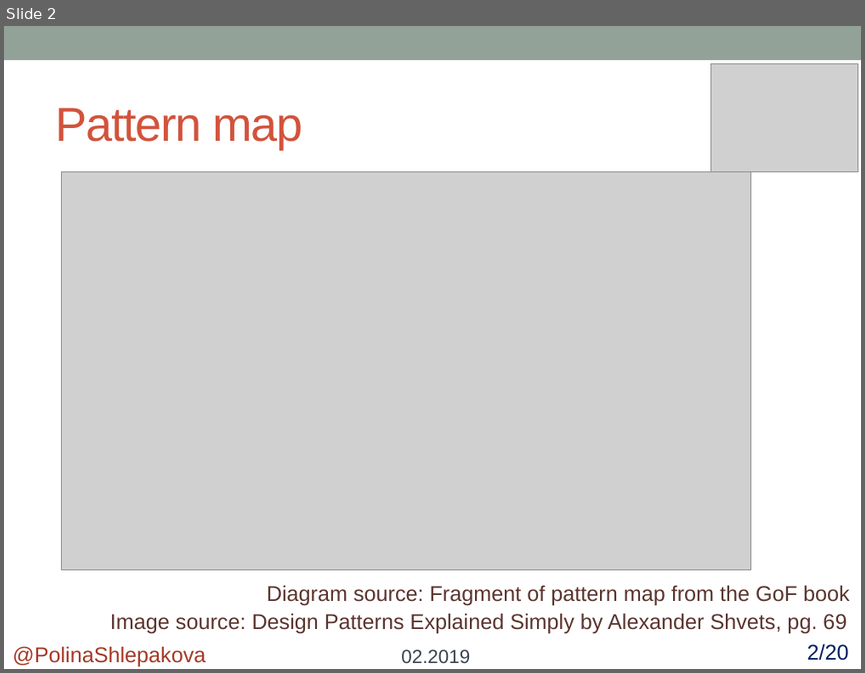
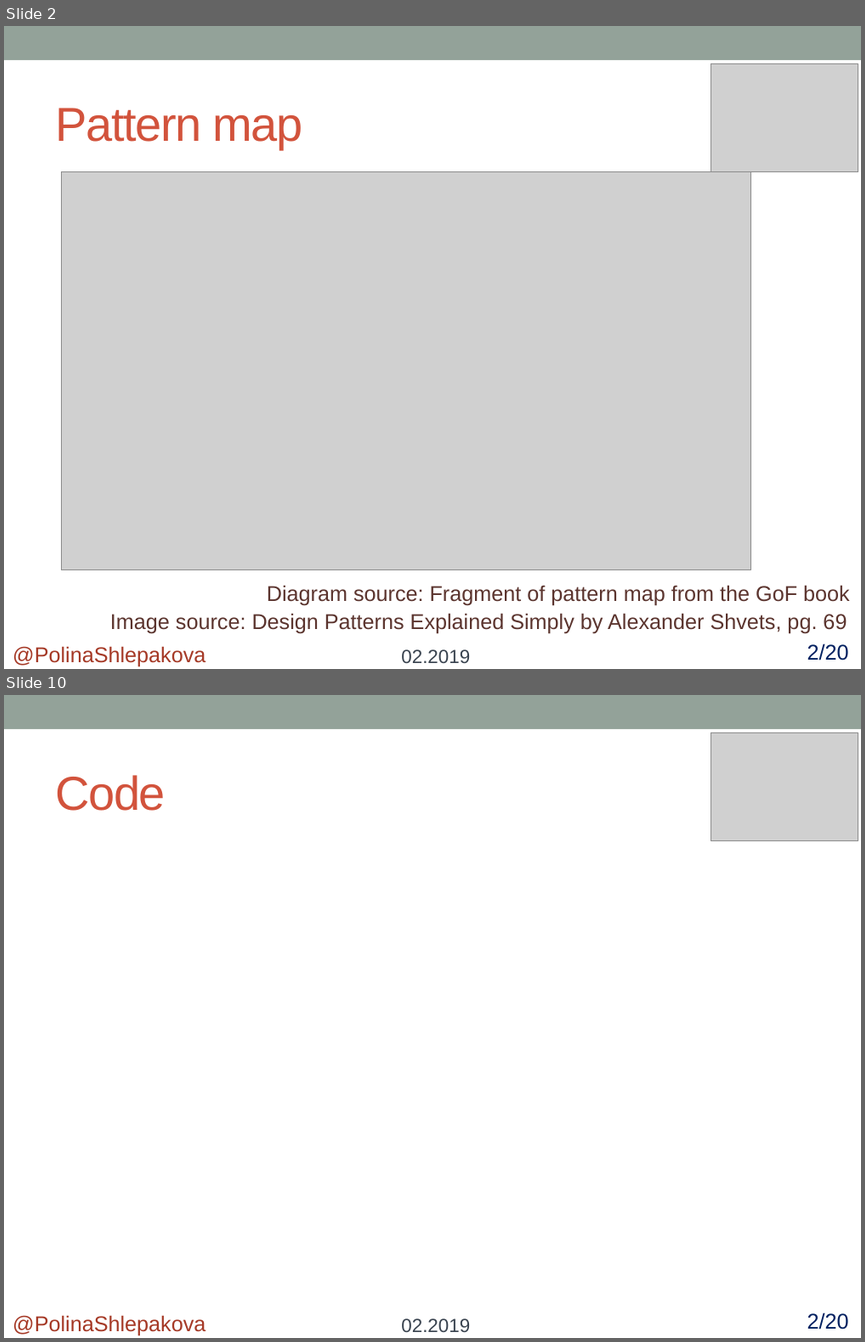
Before and after one commit to polykross/FactoryMethod-Facade, a slide deck: FactoryMethod/Presentation/FactoryMethod.pptx. Shown one above the other, each under a label of ours: slide 2 before the commit, slides 2 and 10 after it; the slides between them are not shown. The pictures are 865x673 and 865x1342 pixels, drawn with LibreOffice and Linux fonts; fonts in the diff are those of the drawing; grey boxes stand for pictures. Boxes give left, top, right and bottom in pixels: in the first picture for what was removed or moved away, otherwise in the second. Text is boxed around its words. In the diff, an @@ line names an element or a change of style, - is before the commit and + after.

```diff
--- a/FactoryMethod/Presentation/FactoryMethod.pptx
+++ b/FactoryMethod/Presentation/FactoryMethod.pptx
@@ slide 10 added at [4, 695, 861, 1338], background #FFFFFF; not listed: 1 template element that a slide beside it also shows @@
@@ picture added at [711, 732, 858, 840] @@
@@ title added at [55, 775, 166, 811], 40 pt, text #D2533C @@
+Code
@@ text added at [12, 1315, 205, 1336], 18 pt, text #A53926 @@
+@PolinaShlepakova
@@ text added at [401, 1318, 470, 1332], 16 pt, text #394350 @@
+02.2019
@@ text added at [807, 1312, 849, 1329], 18 pt, text #002060 @@
+2/20
```
Also in this commit, not shown: 3 slides changed, 4 other slides added, 4 other files.
